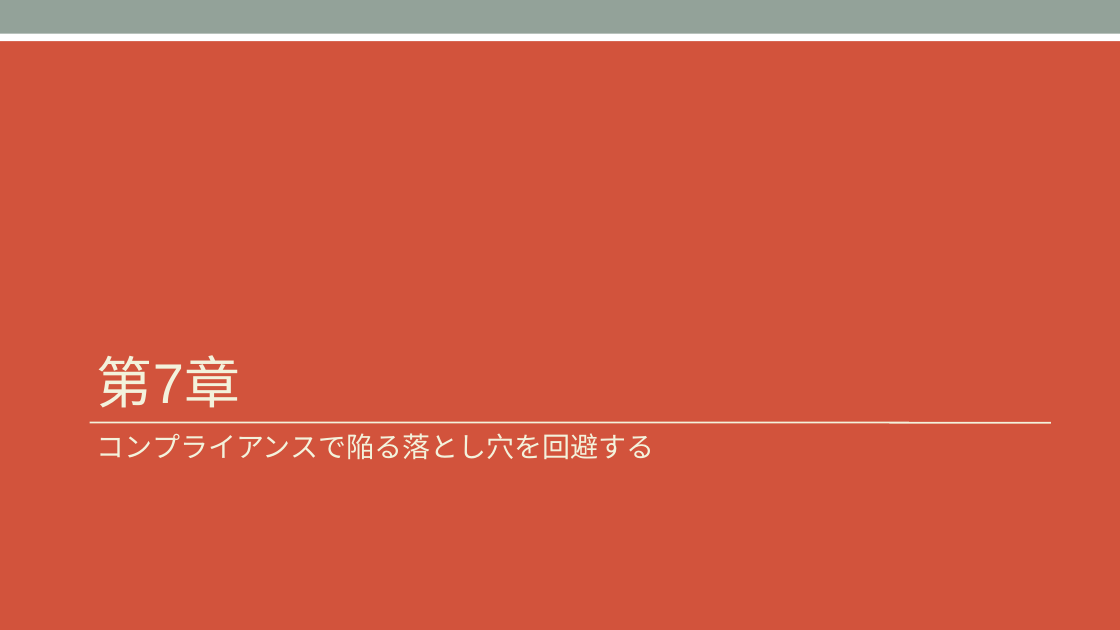
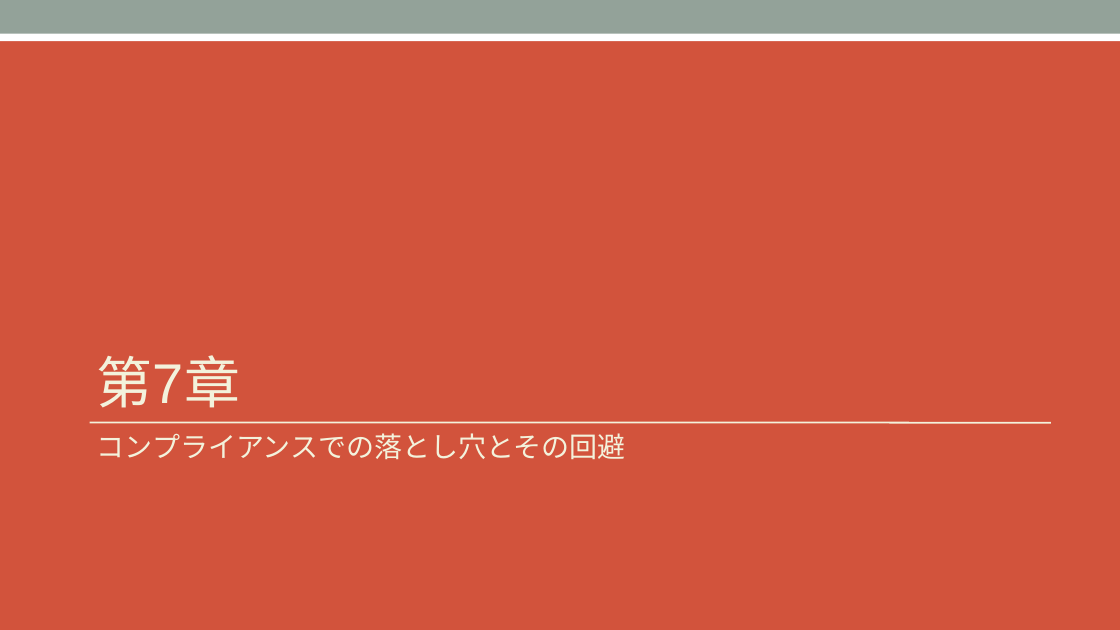
Before and after one commit to OpenChain-Project/Curriculum-Translation-JP, a slide deck: slide 66 of RC/openchain-curriculum-release-2-jp_rc1.0.pptx. Drawn at 1120x630 pixels with LibreOffice and Linux fonts; fonts in the diff are those of the drawing. Boxes give left, top, right and bottom in pixels: in the first picture for what was removed or moved away, otherwise in the second. Text is boxed around its words. In the diff, an @@ line names an element or a change of style, - is before the commit and + after.

```diff
--- a/RC/openchain-curriculum-release-2-jp_rc1.0.pptx
+++ b/RC/openchain-curriculum-release-2-jp_rc1.0.pptx
@@ text at (x1=97, y1=433, x2=626, y2=459): text changed @@
-コンプライアンスで陥る落とし穴を回避する
+コンプライアンスでの落とし穴とその回避
```
Also in this commit, not shown: 5 other slides changed.
